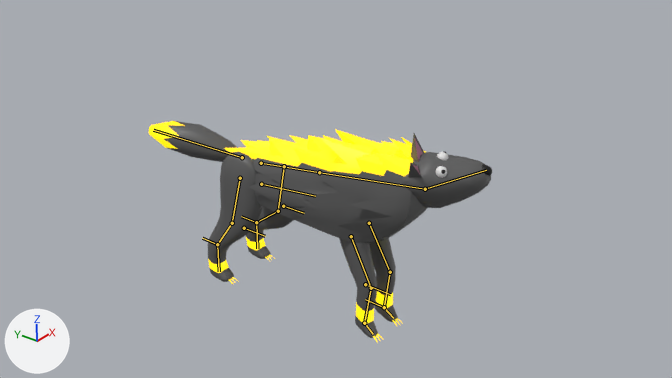
The Blender file Animations/Wolf_Attack/scene/Wolf_Attack_June_7.blend, before and after one commit.
One viewpoint serves both versions: the file's camera 'Camera'. Arrows for +X, +Y and +Z are at lower left; the lights stay in place. The picture after the commit comes second. Both versions are drawn at frame 55 of the action 'Armature.001Action'; the numbers are the values there. The bones that change, and the others that lie on the model, are drawn over the model as lines.
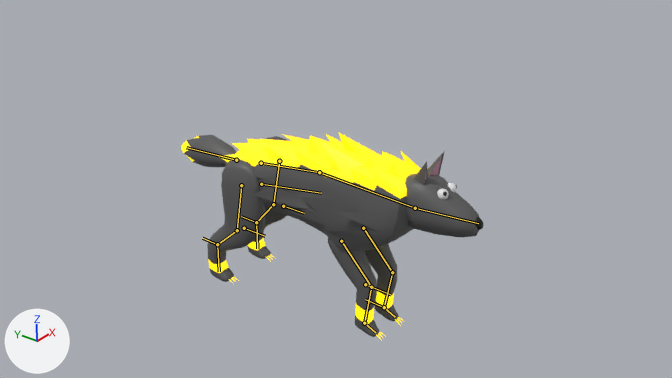
The change, as a list of edits to the scene's bpy script:
```text
Change bone_chest:
    where bone_chest = bpy.data.objects['Armature.001'].pose.bones['chest']  # child of 'waist'
    bone_chest.rotation_quaternion: (1.001, 0.038, -0.003, -0.052) -> (0.999, 0.091, 0.0, 0.022)  # degrees (4, 0, -6) -> degrees (10, 0, 3)
Change bone_head:
    where bone_head = bpy.data.objects['Armature.001'].pose.bones['head']  # child of 'chest'
    bone_head.rotation_quaternion: (0.923, 0.165, 0.224, -0.265) -> (0.923, 0.072, -0.067, -0.119)  # degrees (12, 30, -29) -> degrees (10, -7, -15)
Change bone_waist_001:
    where bone_waist_001 = bpy.data.objects['Armature.001'].pose.bones['waist.001']  # child of 'waist'
    bone_waist_001.rotation_quaternion: (1.0, 0.0, -0.074, 0.038) -> (1.0, 0.0, 0.033, -0.017)  # degrees (0, -9, 4) -> degrees (0, 4, -2)
Change bone_tail:
    where bone_tail = bpy.data.objects['Armature.001'].pose.bones['tail']  # child of 'waist.001'
    bone_tail.rotation_quaternion: (0.969, 0.0, 0.0, 0.243) -> (1.049, -0.193, 0.0, -0.126)  # degrees (0, 0, 28) -> degrees (-21, -2, -13)
```

Where the change shows, as pixel boxes [x1, y1, x2, y2] in the pictures (672 x 378 px):
'Cube.003', posed
    before: [224, 129, 427, 244]
    after: [218, 132, 421, 251]
'Cube.001', posed (12% narrower, 9% shorter)
    before: [149, 121, 492, 284]
    after: [181, 135, 484, 283]
'Cube.002', posed (17% wider)
    before: [339, 238, 403, 343]
    after: [328, 237, 403, 341]
bone 'chest', root to tip
    before: (319, 172) to (425, 189)
    after: (319, 172) to (415, 208)
bone 'head', root to tip
    before: (425, 189) to (486, 170)
    after: (415, 208) to (478, 223)
bone 'waist.001', root to tip
    before: (261, 184) to (315, 196)
    after: (261, 184) to (321, 193)
bone 'tail', root to tip
    before: (242, 157) to (153, 130)
    after: (236, 160) to (186, 147)
